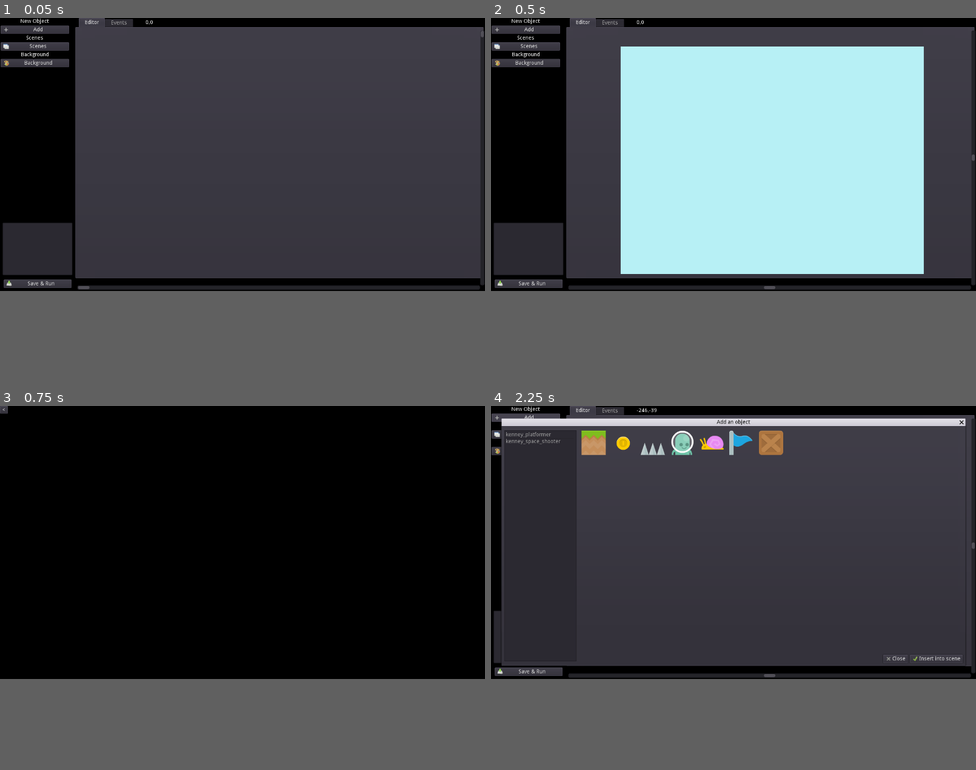
Above: before the commit, frames 1-4 (two rows, left to right).
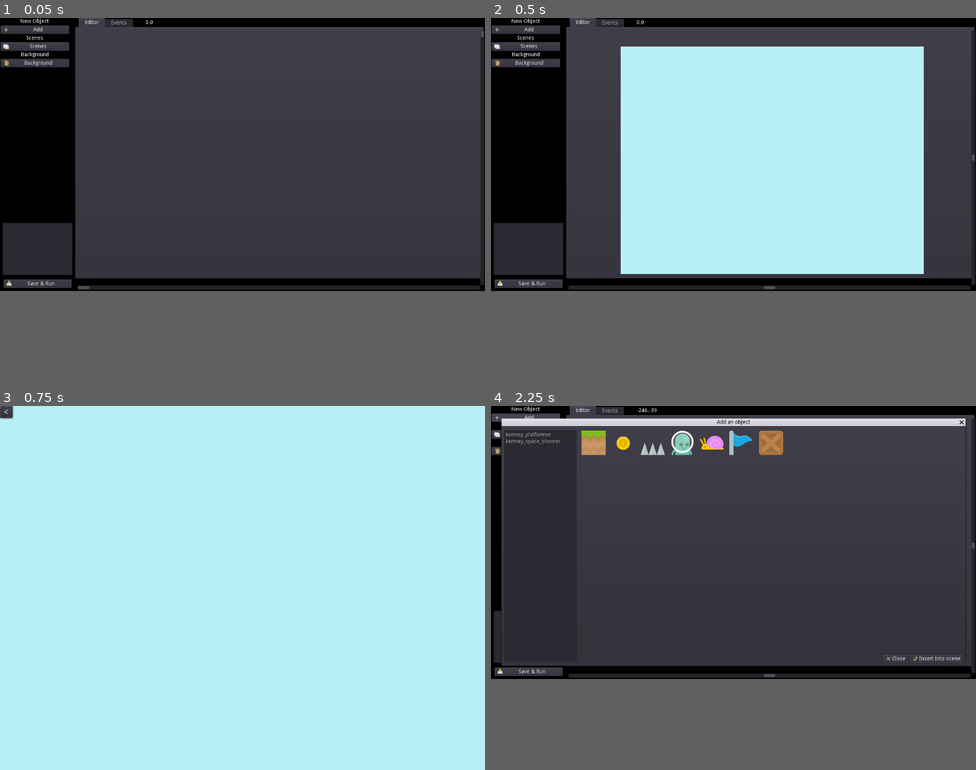
Above: after the commit, the same moments.

Repository: alketii/gogol
Game: Godot game, scene res://main.tscn
Same seed, same stepped clock (60 frames per second), same inputs: the game is played once before the commit and once after it.
Inputs:
- Up to frame 1 (0.05 s): no input
- Up to frame 2 (0.5 s): no input
- Up to frame 3 (0.75 s): click "Save & Run" at 0.5 s
- Up to frame 4 (2.25 s): click "<" at 1.25 s; click "Add" at 2 s
In our replay, in frame 3 the window is 800x450 before the commit and 800x600 after it. These sizes can differ from the game's own. Grey fills any space a smaller window leaves; there, only what the larger window draws over its background counts as a difference.

Frames 1-2 are identical in both runs. In frame 3, 75% of the frame differs, in the area x 0-100%, y 0-75%; in frame 4, nothing differs.

Commit message:
more work on runner for static

Diff:
--- a/main.gd
+++ b/main.gd
@@ -28,6 +28,7 @@
 
 func _ready():
 	#get_tree().change_scene("res://runner.tscn")
+	OS.set_window_size(Vector2(1280,720))
 	#OS.set_window_maximized(true)
 	list_categories()
 	window_resized()
--- a/main.tscn
+++ b/main.tscn
@@ -15,13 +15,12 @@
 [sub_resource type="Theme" id=1]
 
 
-[node name="main" type="Node2D" index="0"]
+[node name="main" type="Node2D"]
 
 script = ExtResource( 1 )
 
 [node name="TabContainer" type="TabContainer" parent="." index="0"]
 
-editor/display_folded = true
 anchor_left = 0.0
 anchor_top = 0.0
 anchor_right = 1.0
--- a/object_types/static/obj.tscn
+++ b/object_types/static/obj.tscn
@@ -14,7 +14,7 @@
 [sub_resource type="RectangleShape2D" id=2]
 
 custom_solver_bias = 0.0
-extents = Vector2( 10, 10 )
+extents = Vector2( 64, 64 )
 
 [node name="static" type="StaticBody2D"]
 
@@ -29,10 +29,10 @@
 
 [node name="sprites" type="AnimatedSprite" parent="." index="0"]
 
-frames = SubResource( 3 )
+frames = SubResource( 1 )
 animation = "default"
 _sections_unfolded = [ "Transform" ]
 
-[node name="CollisionShape2D" type="CollisionShape2D" parent="." index="1"]
+[node name="collision" type="CollisionShape2D" parent="." index="1"]
 
 shape = SubResource( 2 )
--- a/project.godot
+++ b/project.godot
@@ -19,6 +19,10 @@
 
 global="*res://global.gd"
 
+[debug]
+
+debug_collisions=true
+
 [display]
 
 window/size/width=1280
--- a/runner.gd
+++ b/runner.gd
@@ -1,31 +1,47 @@
 extends Node2D
 
 var project = {}
+var groups = []
 
 func _ready():
+	OS.set_window_size(Vector2(800,600))
 	var file = File.new()
 	file.open("user://"+global.project+"/scn_"+global.scene+".json", File.READ)
 	project = parse_json(file.get_as_text())
 	file.close()
 	for item in project:
 		if project[item]['type'] == "static": # TMP only allow static for now
+			var obj
 			# TODO if obj is part of a group, just skip this part and clone the node
+			if groups.find(project[item]['group']) == -1:
+				var obj_load = load("res://object_types/"+project[item]['type']+"/obj.tscn") #for some reason item['loc'] is not working
+				obj = obj_load.instance()
+				var sprite_frames = obj.get_node("sprites").get_sprite_frames().duplicate(true)
+				obj.get_node("sprites").set_sprite_frames(sprite_frames)
+				var c_frame = ImageTexture.new()
+				c_frame.load(project[item]['loc']+"/frames/default/frame_1.png") # TODO should it be frame specific ?
+				var c_size = c_frame.get_size() / 2
+				var shape = obj.get_node("collision").get_shape().duplicate(true)
+				obj.get_node("collision").set_shape(shape)
+				obj.get_node("collision").get_shape().set_extents(c_size)
+				var anims = ['default'] # TODO get dirs
+				for anim in anims:
+					var sprites = 10 # TODO count files
+					for i in range(1,sprites+1):
+						var sprite = ImageTexture.new()
+						sprite.load(project[item]['loc']+"/frames/"+anim+"/frame_"+str(i)+".png")
+						obj.get_node("sprites").get_sprite_frames().add_frame(anim,sprite)
 
-			var obj_load = load("res://object_types/"+project[item]['type']+"/obj.tscn") #for some reason item['loc'] is not working
-			var obj = obj_load.instance()
-			obj.set_position(Vector2(project[item]['pos_x'],project[item]['pos_y']))
-			var sprite_frames = obj.get_node("sprites").get_sprite_frames().duplicate(true)
-			obj.get_node("sprites").set_sprite_frames(sprite_frames)
-			var anims = ['default'] # TODO get dirs
-			for anim in anims:
-				var sprites = 10 # TODO count files
-				for i in range(1,sprites+1):
-					var sprite = ImageTexture.new()
-					sprite.load(project[item]['loc']+"/frames/"+anim+"/frame_"+str(i)+".png")
-					obj.get_node("sprites").get_sprite_frames().add_frame(anim,sprite)
+				if project[item]['group'] != "":
+					groups.append(project[item]['group'])
+					obj.set_name(project[item]['group'])
+			else:
+				obj = get_node(project[item]['group']).duplicate()
 
 			obj.gg_set_animation(project[item]['anim'])
 			obj.gg_set_frame(project[item]['frame'])
+			obj.set_position(Vector2(project[item]['pos_x'],project[item]['pos_y']))
+
 			add_child(obj)
 
 func _on_back_button_down():
--- a/runner.tscn
+++ b/runner.tscn
@@ -1,12 +1,41 @@
-[gd_scene load_steps=2 format=2]
+[gd_scene load_steps=3 format=2]
 
 [ext_resource path="res://runner.gd" type="Script" id=1]
+[ext_resource path="res://white.png" type="Texture" id=2]
 
 [node name="runner" type="Node2D" index="0"]
 
 script = ExtResource( 1 )
 
-[node name="back" type="Button" parent="." index="0"]
+[node name="TextureRect" type="TextureRect" parent="." index="0"]
+
+modulate = Color( 0.717647, 0.941176, 0.960784, 1 )
+anchor_left = 0.0
+anchor_top = 0.0
+anchor_right = 0.0
+anchor_bottom = 0.0
+margin_right = 800.0
+margin_bottom = 600.0
+rect_pivot_offset = Vector2( 0, 0 )
+rect_clip_content = false
+mouse_filter = 1
+mouse_default_cursor_shape = 0
+size_flags_horizontal = 1
+size_flags_vertical = 1
+texture = ExtResource( 2 )
+expand = true
+stretch_mode = 0
+_sections_unfolded = [ "Material", "Rect", "Visibility" ]
+
+[node name="CanvasLayer" type="CanvasLayer" parent="." index="1"]
+
+layer = 2
+offset = Vector2( 0, 0 )
+rotation = 0.0
+scale = Vector2( 1, 1 )
+transform = Transform2D( 1, 0, 0, 1, 0, 0 )
+
+[node name="back" type="Button" parent="CanvasLayer" index="0"]
 
 anchor_left = 0.0
 anchor_top = 0.0
@@ -29,4 +58,4 @@
 flat = false
 align = 1
 
-[connection signal="button_down" from="back" to="." method="_on_back_button_down"]
+[connection signal="button_down" from="CanvasLayer/back" to="." method="_on_back_button_down"]
Not shown: 1 places in object_types/static/obj.tscn that only renumber resources
